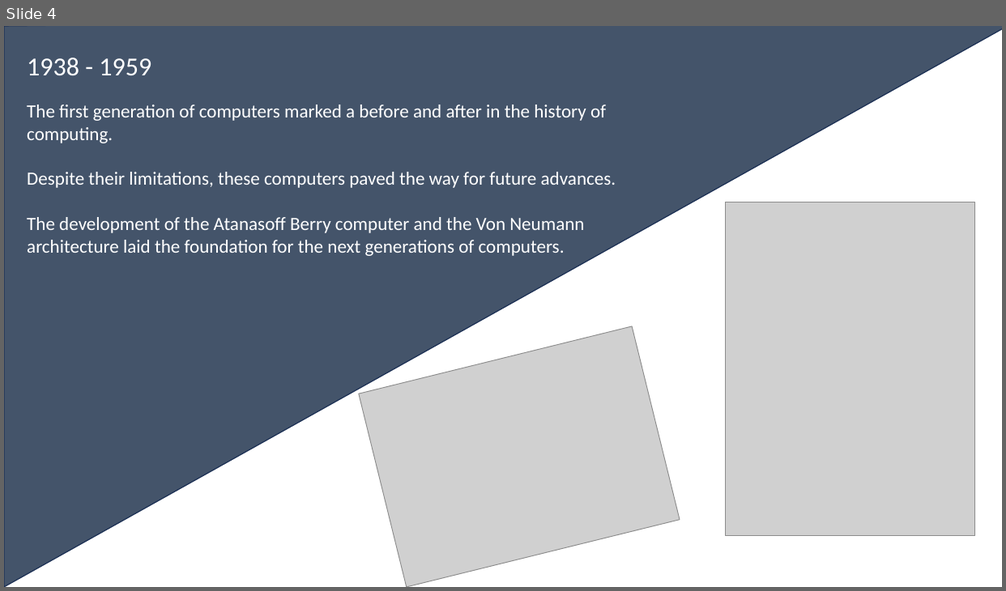
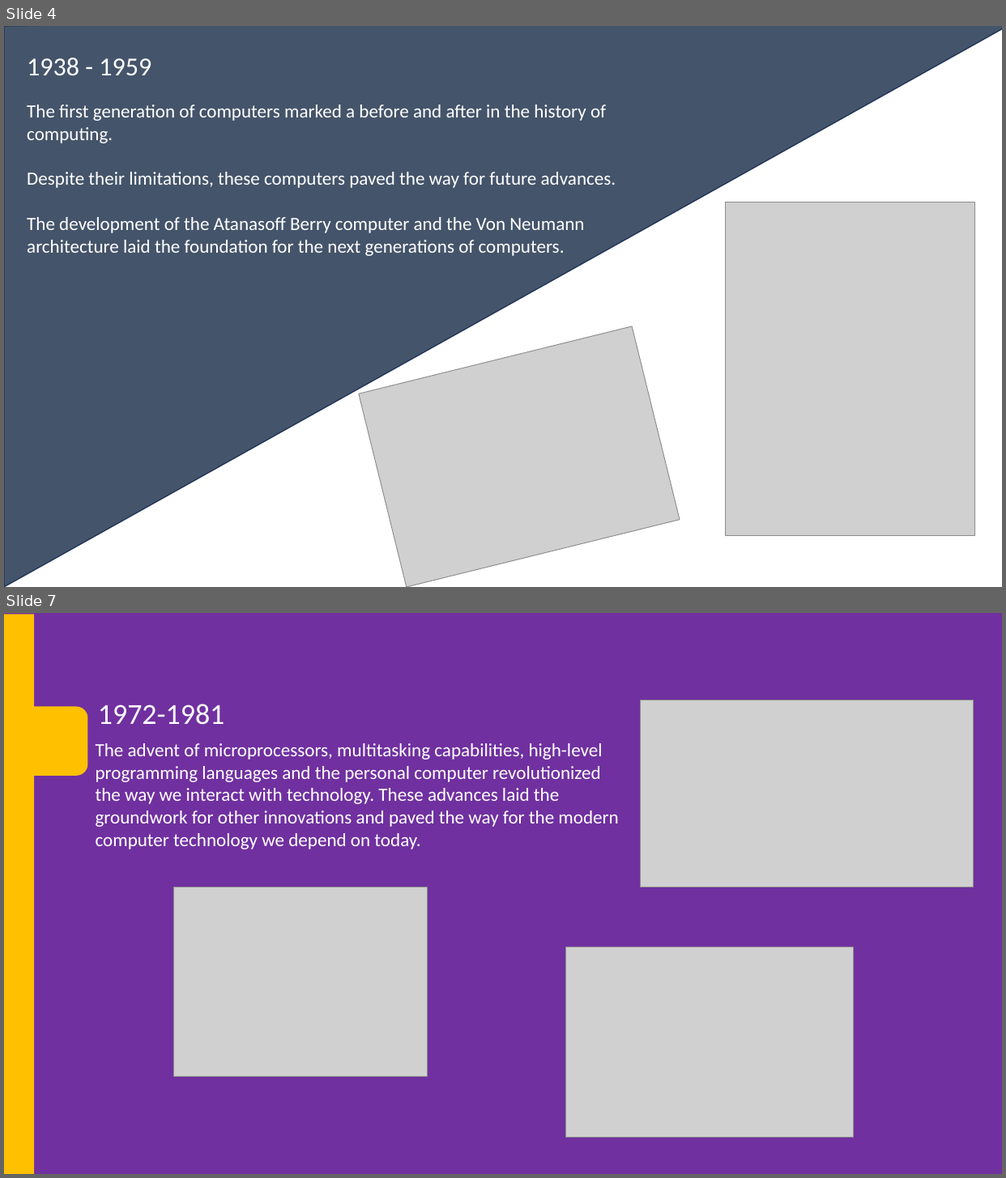
Before and after one commit to Franciscomr10/DAM, a slide deck: Sistemas Informaticos/UD1/Trabajo historia sistema informaticos.pptx. Shown one above the other, each under a label of ours: slide 4 before the commit, slides 4 and 7 after it; the slides between them are not shown. The pictures are 1006x591 and 1006x1178 pixels, drawn with LibreOffice and Linux fonts; fonts in the diff are those of the drawing; grey boxes stand for pictures; background and template pictures are left out. Boxes give left, top, right and bottom in pixels: in the first picture for what was removed or moved away, otherwise in the second. Text is boxed around its words. In the diff, an @@ line names an element or a change of style, - is before the commit and + after.

```diff
--- a/Sistemas Informaticos/UD1/Trabajo historia sistema informaticos.pptx
+++ b/Sistemas Informaticos/UD1/Trabajo historia sistema informaticos.pptx
@@ slide 7 added at <box>4,613,1002,1174</box>, background #FFFFFF @@
@@ rectangle added at <box>4,613,1002,1174</box>, fill #92D050 @@
@@ rectangle added at <box>4,613,1002,1174</box>, fill #7030A0 @@
@@ rectangle added at <box>4,615,35,1174</box>, fill #FFC000 @@
@@ rounded rectangle added at <box>4,707,88,776</box>, fill #FFC000 @@
@@ text added at <box>98,704,224,725</box>, 28 pt, text #FFFFFF @@
+1972-1981
@@ picture added at <box>641,700,974,888</box> @@
@@ text added at <box>96,743,618,850</box>, 18 pt, text #FFFFFF @@
+The advent of microprocessors, multitasking capabilities, high-level programming languages and the personal computer revolutionized the way we interact with technology. These advances laid the groundwork for other innovations and paved the way for the modern computer technology we depend on today.
@@ picture added at <box>173,888,427,1077</box> @@
@@ picture added at <box>566,947,853,1138</box> @@
```
Also in this commit, not shown: 1 slide changed, 5 other slides added, 2 slides removed, 3 other files.
